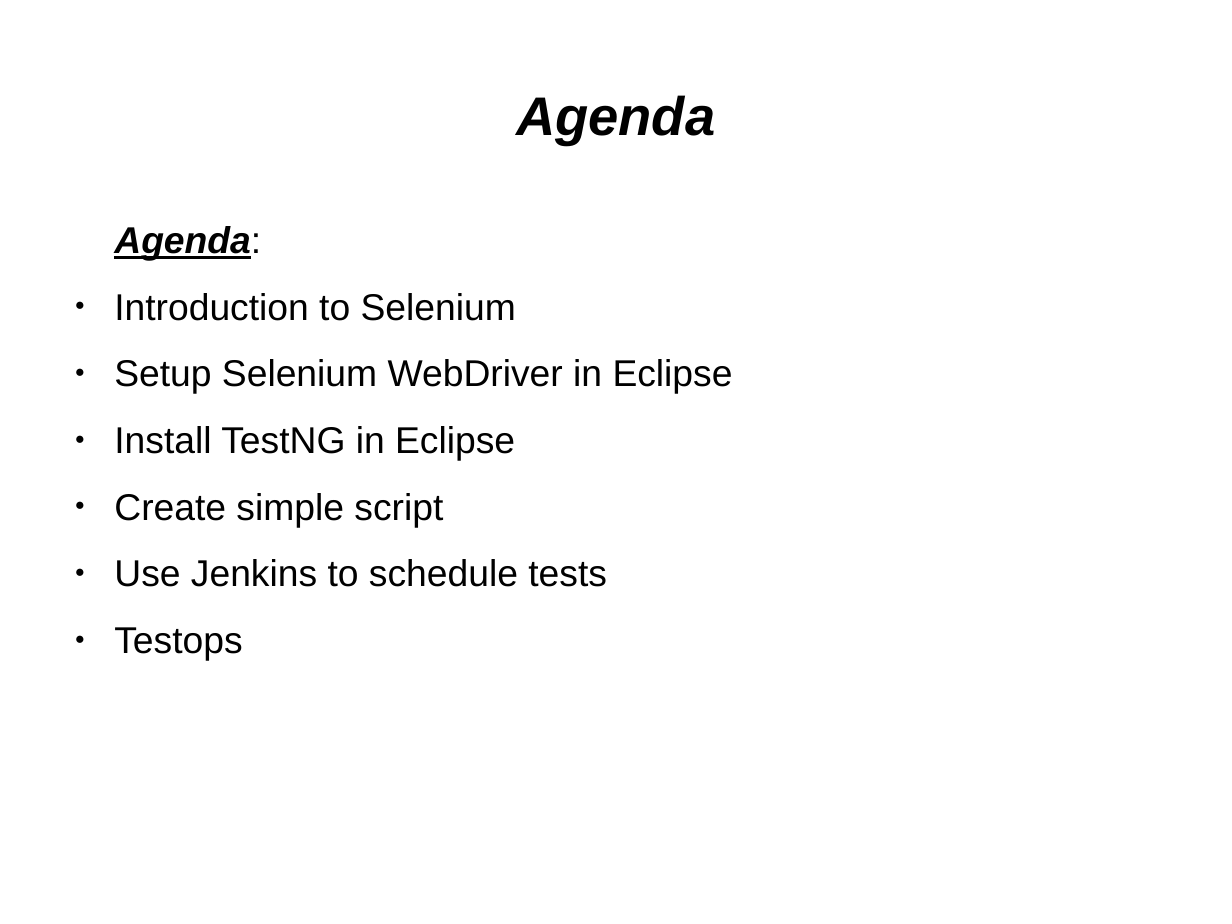
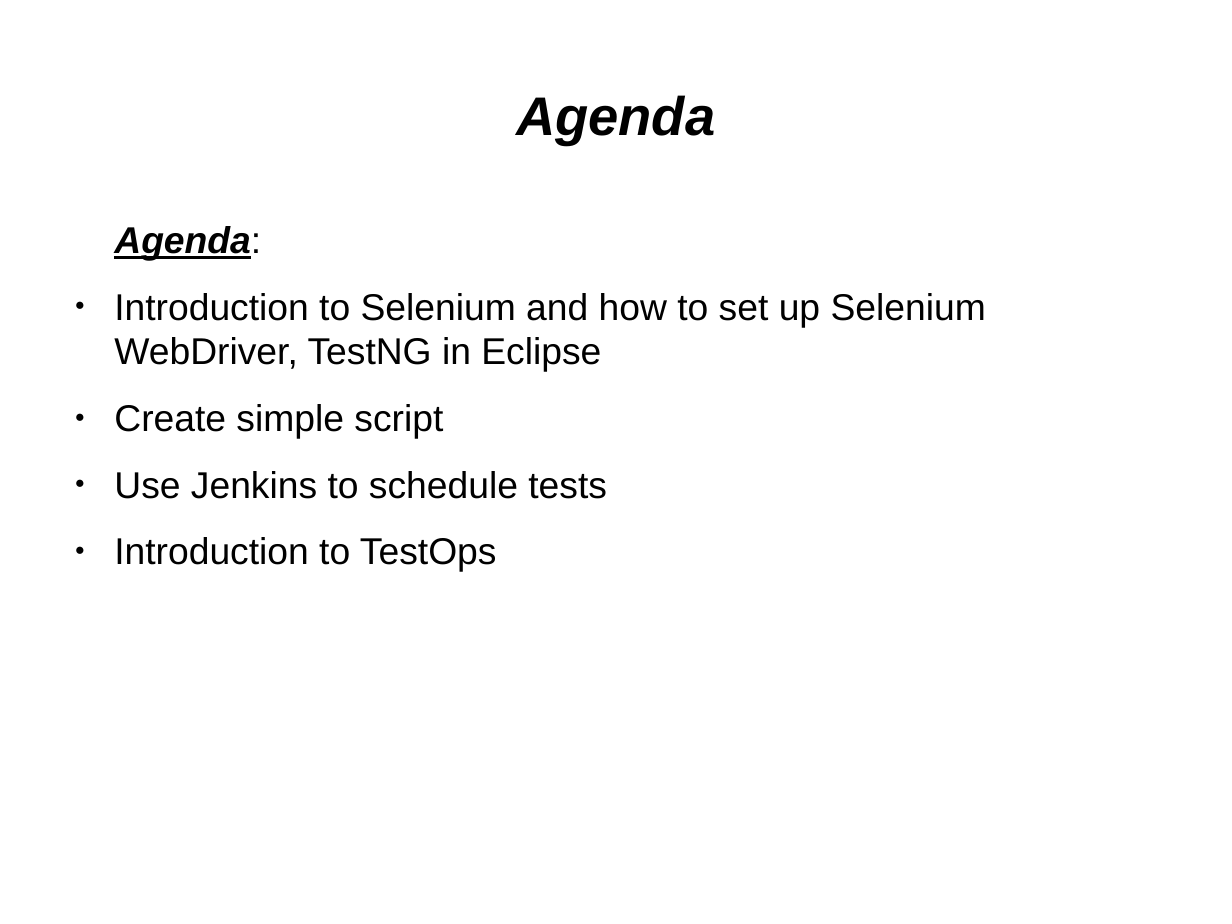
Before and after one commit to kirol/selenium, a slide deck: slide 2 of Selenium & Testops.odp. Drawn at 1232x924 pixels with LibreOffice and Linux fonts; fonts in the diff are those of the drawing. Boxes give left, top, right and bottom in pixels: in the first picture for what was removed or moved away, otherwise in the second. Text is boxed around its words. In the diff, an @@ line names an element or a change of style, - is before the commit and + after.

```diff
--- a/Selenium & Testops.odp
+++ b/Selenium & Testops.odp
@@ text at box(114, 293, 986, 372): text changed @@
-● Introduction to Selenium
-● Setup Selenium WebDriver in Eclipse
-● Install TestNG in Eclipse
+● Introduction to Selenium and how to set up Selenium WebDriver, TestNG in Eclipse
@@ text at box(114, 537, 497, 572): text changed @@
-● Testops
+● Introduction to TestOps
```
Also in this commit, not shown: 5 other slides changed, 3 slides added, 2 slides removed, 5 other files.
